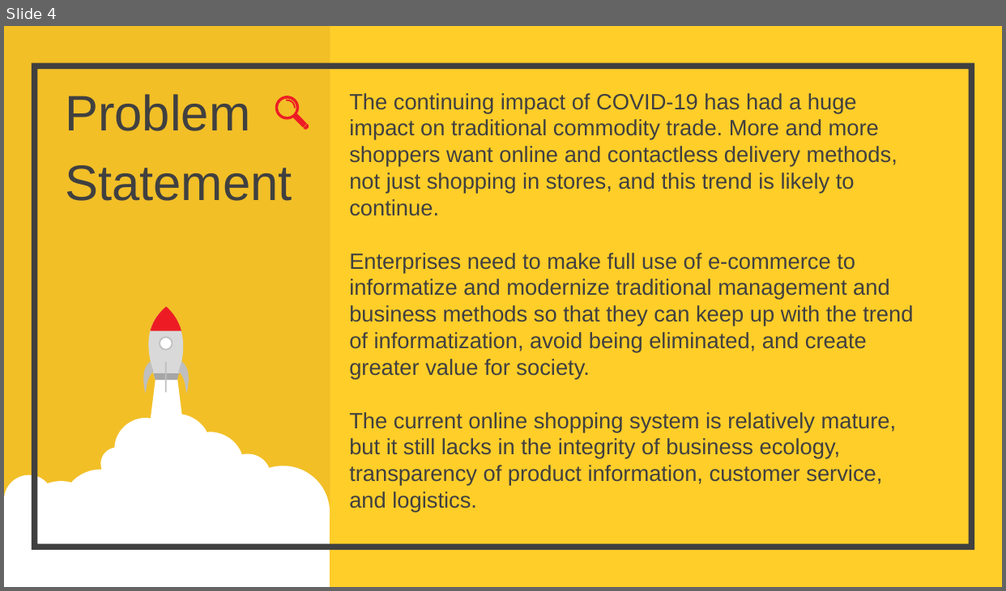
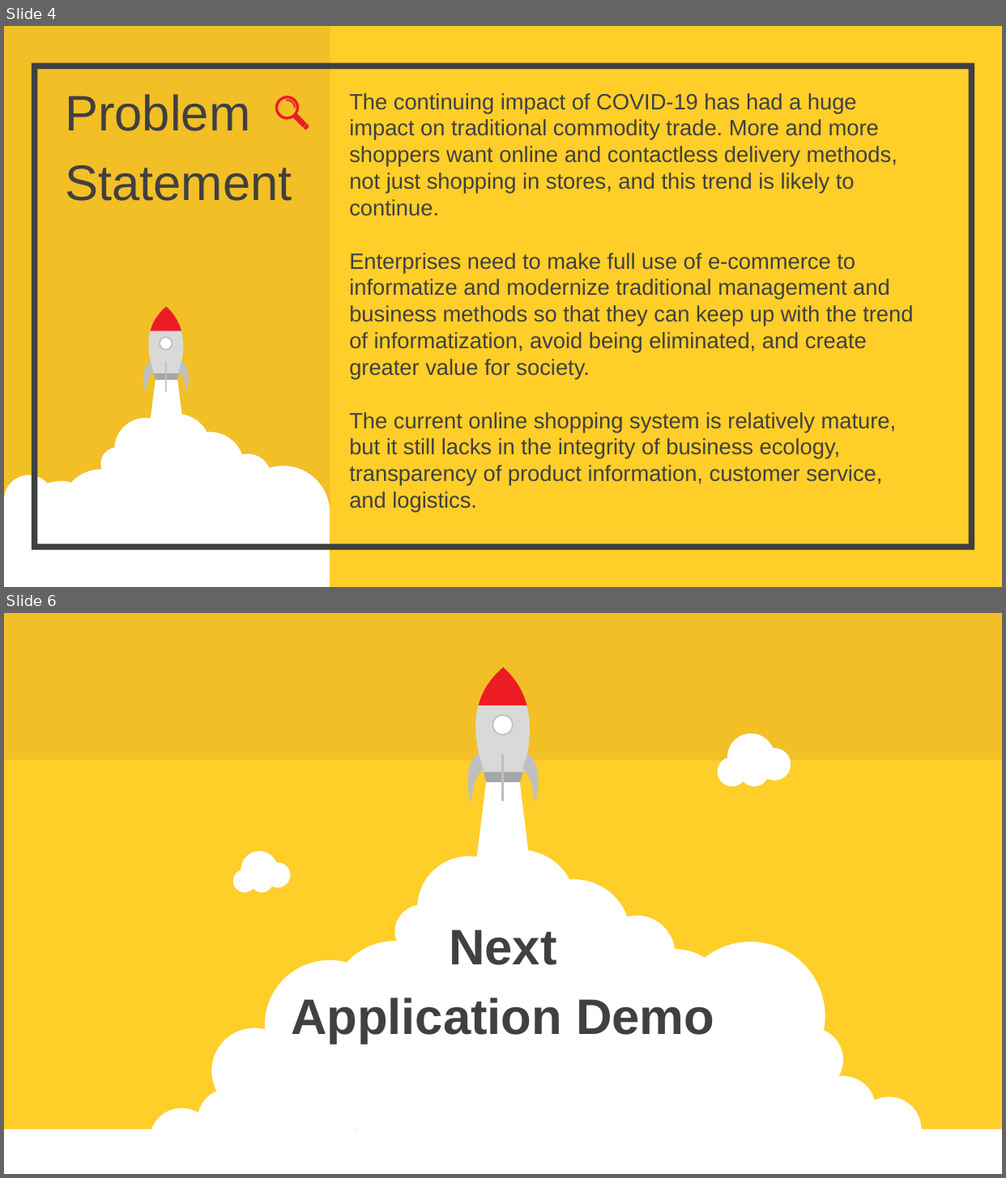
Before and after one commit to GavinZ183/FinalProject, a slide deck: 5100final.pptx. Shown one above the other, each under a label of ours: slide 4 before the commit, slides 4 and 6 after it; the slides between them are not shown. The pictures are 1006x591 and 1006x1178 pixels, drawn with LibreOffice and Linux fonts; fonts in the diff are those of the drawing. Boxes give left, top, right and bottom in pixels: in the first picture for what was removed or moved away, otherwise in the second. Text is boxed around its words. In the diff, an @@ line names an element or a change of style, - is before the commit and + after.

```diff
--- a/5100final.pptx
+++ b/5100final.pptx
@@ slide 6 added at (4, 613, 1002, 1174), background #FFCE29 @@
@@ rectangle added at (4, 613, 1002, 760), fill #F2BF27 @@
@@ group added at (468, 667, 539, 803): 5 freeform shapes, 1 ellipse, 1 rectangle @@
@@ group added at (718, 734, 791, 786): 4 ellipses @@
@@ group added at (211, 781, 825, 1174): 17 ellipses, 1 trapezoid @@
@@ group added at (233, 851, 291, 892): 4 ellipses @@
@@ text added at (291, 930, 714, 1044), 36 pt, text #404040, bold @@
+Next
+Application Demo
@@ group added at (4, 1027, 1002, 1174): 8 ellipses, 1 rectangle @@
```
Also in this commit, not shown: 1 slide changed, 1 other slide added, 1 slide removed, 2 other files.
